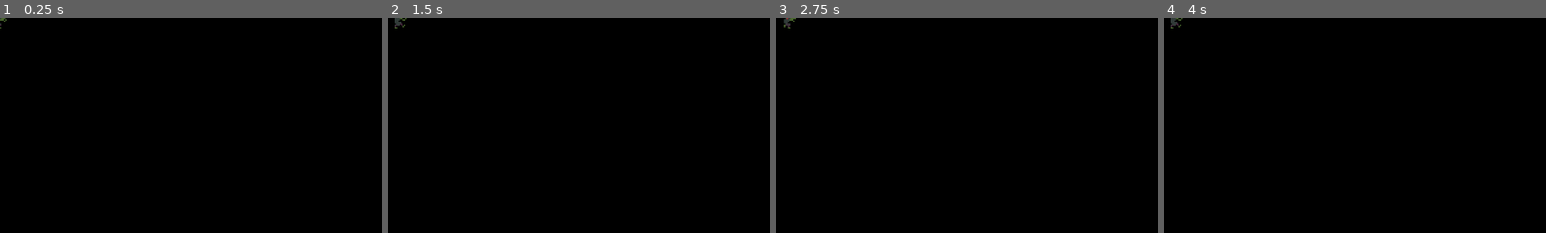
Above: before the commit, frames 1-4 (left to right).
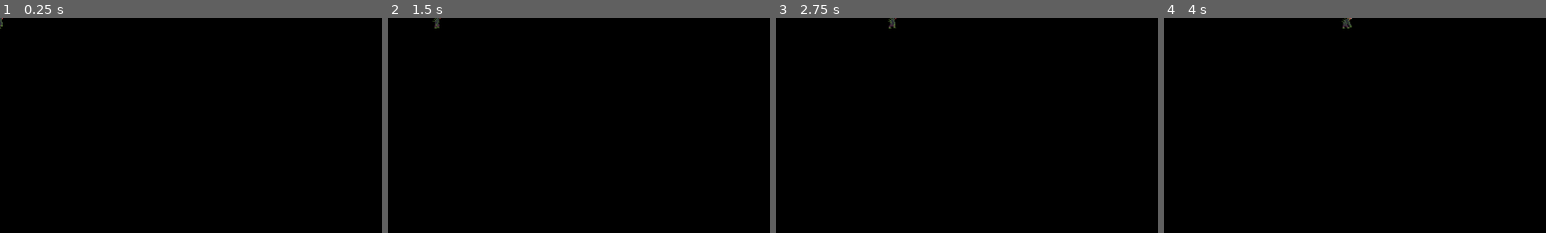
Above: after the commit, the same moments.

Repository: lucasericsson222/gmtk2024
Game: Godot game, scene res://scenes/super_zombie.tscn
The game is run twice, just before and just after one commit, with the same random seed, the same clock (stepped at 60 frames per second) and the same inputs. This scene is started directly instead of the project's main scene.
Inputs (mouse positions are % of the whole screen's width and height, from its top left):
- Up to frame 1 (0.25 s): no input
- Up to frame 2 (1.5 s): tap Enter at 0.5 s; move the mouse to (72, 45) at 0.52 s; hold Right (right) 0.53-1.28 s; hold Space (spread) 0.53-1.28 s; tap F (throw) at 0.8, 1.35 s; move the mouse to (30, 55) at 1.27 s; hold Down (down) from 1.28 s (still down)
- Up to frame 3 (2.75 s): tap Shift (clump, bound only after the commit) at 1.55 s; tap Space (spread) at 2, 2.3 s; move the mouse to (60, 28) at 2.02 s; release Down (down) at 2.03 s; hold Right (right) from 2.03 s (still down); hold Shift (clump, bound only after the commit) from 2.03 s (still down)
- Up to frame 4 (4 s): move the mouse to (45, 70) at 2.77 s; release Right (right) at 2.78 s; release Shift (clump, bound only after the commit) at 2.78 s; hold Up (up) 2.78-3.53 s; tap Space (spread) at 2.85 s; tap F (throw) at 3.05 s; tap Enter at 3.5 s; move the mouse to (80, 65) at 3.52 s; hold Left (left) from 3.53 s (still down); hold F (throw) from 3.53 s (still down); tap Shift (clump, bound only after the commit) at 3.8 s
The pictures show only the part of the screen within x 0-50%, y 0-50%; the shares and areas given below are measured in that part.

The runs differ from the first frame. In frame 1, less than 0.1% of the frame differs, in the area x 0-2%, y 0-4%; in frame 2, 0.2%; in frame 3, 0.2%; in frame 4, 0.2%, in the area x 1-50%, y 0-5%.
Error before the commit: Invalid access to property or key 'position' on a base object of type 'Nil'. (res://scripts/super_zombie.gd:42)

Commit message:
super zombie animations for walk and fall added, along with hitbox modified. and zombies throw

Diff:
--- a/project.godot
+++ b/project.godot
@@ -63,6 +63,11 @@
 "events": [Object(InputEventKey,"resource_local_to_scene":false,"resource_name":"","device":-1,"window_id":0,"alt_press …(192 unchanged characters)…
 ]
 }
+clump={
+"deadzone": 0.5,
+"events": [Object(InputEventKey,"resource_local_to_scene":false,"resource_name":"","device":-1,"window_id":0,"alt_pressed":false,"shift_pressed":false,"ctrl_pressed":false,"meta_pressed":false,"pressed":false,"keycode":0,"physical_keycode":4194325,"key_label":0,"unicode":0,"location":0,"echo":false,"script":null)
+]
+}
 
 [layer_names]
 
--- a/scenes/super_zombie.tscn
+++ b/scenes/super_zombie.tscn
@@ -1,117 +1,93 @@
-[gd_scene load_steps=29 format=3 uid="uid://bpauryiic0fux"]
+[gd_scene load_steps=23 format=3 uid="uid://bpauryiic0fux"]
 
 [ext_resource type="Script" path="res://scripts/super_zombie.gd" id="1_ubvri"]
-[ext_resource type="Texture2D" uid="uid://env2ms6k3o82" path="res://assets/zombie_falling.png" id="2_jqi12"]
-[ext_resource type="Texture2D" uid="uid://t1qdtdos5b74" path="res://assets/zombie.png" id="3_i7jqc"]
+[ext_resource type="Texture2D" uid="uid://cm2qhm8bh3bdn" path="res://assets/super_zombie_fall.png" id="2_hoyym"]
+[ext_resource type="Texture2D" uid="uid://c8loakkljv1uu" path="res://assets/super_zombie_walk.png" id="3_f48hn"]
 [ext_resource type="Script" path="res://scripts/zombie_component.gd" id="4_2ukjq"]
 [ext_resource type="PackedScene" uid="uid://bduyg67h53yn2" path="res://scenes/conversion_component.tscn" id="5_kmqkf"]
 [ext_resource type="Texture2D" uid="uid://bom8l8870oukw" path="res://assets/entity_shadow.png" id="6_jm7l6"]
 
-[sub_resource type="AtlasTexture" id="AtlasTexture_4d7mh"]
-atlas = ExtResource("2_jqi12")
-region = Rect2(0, 0, 16, 16)
+[sub_resource type="AtlasTexture" id="AtlasTexture_ckp6o"]
+atlas = ExtResource("2_hoyym")
+region = Rect2(0, 0, 32, 32)
 
-[sub_resource type="AtlasTexture" id="AtlasTexture_ap6c3"]
-atlas = ExtResource("2_jqi12")
-region = Rect2(16, 0, 16, 16)
+[sub_resource type="AtlasTexture" id="AtlasTexture_t24w7"]
+atlas = ExtResource("2_hoyym")
+region = Rect2(32, 0, 32, 32)
 
-[sub_resource type="AtlasTexture" id="AtlasTexture_tidwo"]
-atlas = ExtResource("2_jqi12")
-region = Rect2(32, 0, 16, 16)
+[sub_resource type="AtlasTexture" id="AtlasTexture_e8x8k"]
+atlas = ExtResource("2_hoyym")
+region = Rect2(64, 0, 32, 32)
 
-[sub_resource type="AtlasTexture" id="AtlasTexture_8yttk"]
-atlas = ExtResource("2_jqi12")
-region = Rect2(0, 16, 16, 16)
+[sub_resource type="AtlasTexture" id="AtlasTexture_gpacr"]
+atlas = ExtResource("2_hoyym")
+region = Rect2(96, 0, 32, 32)
 
-[sub_resource type="AtlasTexture" id="AtlasTexture_3yekc"]
-atlas = ExtResource("2_jqi12")
-region = Rect2(16, 16, 16, 16)
+[sub_resource type="AtlasTexture" id="AtlasTexture_4opx1"]
+atlas = ExtResource("2_hoyym")
+region = Rect2(0, 32, 32, 32)
 
-[sub_resource type="AtlasTexture" id="AtlasTexture_5l7y2"]
-atlas = ExtResource("2_jqi12")
-region = Rect2(32, 16, 16, 16)
+[sub_resource type="AtlasTexture" id="AtlasTexture_k4mwl"]
+atlas = ExtResource("2_hoyym")
+region = Rect2(32, 32, 32, 32)
 
-[sub_resource type="AtlasTexture" id="AtlasTexture_i5est"]
-atlas = ExtResource("2_jqi12")
-region = Rect2(0, 32, 16, 16)
+[sub_resource type="AtlasTexture" id="AtlasTexture_pop5o"]
+atlas = ExtResource("2_hoyym")
+region = Rect2(64, 32, 32, 32)
 
-[sub_resource type="AtlasTexture" id="AtlasTexture_4x3ti"]
-atlas = ExtResource("2_jqi12")
-region = Rect2(16, 32, 16, 16)
+[sub_resource type="AtlasTexture" id="AtlasTexture_1wlbs"]
+atlas = ExtResource("2_hoyym")
+region = Rect2(96, 32, 32, 32)
 
-[sub_resource type="AtlasTexture" id="AtlasTexture_epshy"]
-atlas = ExtResource("2_jqi12")
-region = Rect2(32, 32, 16, 16)
+[sub_resource type="AtlasTexture" id="AtlasTexture_jjt1c"]
+atlas = ExtResource("2_hoyym")
+region = Rect2(0, 64, 32, 32)
 
-[sub_resource type="AtlasTexture" id="AtlasTexture_w0n7r"]
-atlas = ExtResource("3_i7jqc")
-region = Rect2(0, 0, 16, 16)
+[sub_resource type="AtlasTexture" id="AtlasTexture_qt6hi"]
+atlas = ExtResource("3_f48hn")
+region = Rect2(0, 0, 32, 32)
 
-[sub_resource type="AtlasTexture" id="AtlasTexture_t75wp"]
-atlas = ExtResource("3_i7jqc")
-region = Rect2(16, 0, 16, 16)
+[sub_resource type="AtlasTexture" id="AtlasTexture_66lbc"]
+atlas = ExtResource("3_f48hn")
+region = Rect2(32, 0, 32, 32)
 
-[sub_resource type="AtlasTexture" id="AtlasTexture_edekg"]
-atlas = ExtResource("3_i7jqc")
-region = Rect2(32, 0, 16, 16)
+[sub_resource type="AtlasTexture" id="AtlasTexture_ojp3x"]
+atlas = ExtResource("3_f48hn")
+region = Rect2(0, 32, 32, 32)
 
-[sub_resource type="AtlasTexture" id="AtlasTexture_khv44"]
-atlas = ExtResource("3_i7jqc")
-region = Rect2(48, 0, 16, 16)
-
-[sub_resource type="AtlasTexture" id="AtlasTexture_x5b8y"]
-atlas = ExtResource("3_i7jqc")
-region = Rect2(0, 16, 16, 16)
-
-[sub_resource type="AtlasTexture" id="AtlasTexture_xhuwi"]
-atlas = ExtResource("3_i7jqc")
-region = Rect2(16, 16, 16, 16)
-
-[sub_resource type="AtlasTexture" id="AtlasTexture_khd51"]
-atlas = ExtResource("3_i7jqc")
-region = Rect2(32, 16, 16, 16)
-
-[sub_resource type="AtlasTexture" id="AtlasTexture_uvpdp"]
-atlas = ExtResource("3_i7jqc")
-region = Rect2(48, 16, 16, 16)
-
-[sub_resource type="AtlasTexture" id="AtlasTexture_uyqek"]
-atlas = ExtResource("3_i7jqc")
-region = Rect2(0, 32, 16, 16)
-
-[sub_resource type="AtlasTexture" id="AtlasTexture_ps0hd"]
-atlas = ExtResource("3_i7jqc")
-region = Rect2(16, 32, 16, 16)
+[sub_resource type="AtlasTexture" id="AtlasTexture_3mfud"]
+atlas = ExtResource("3_f48hn")
+region = Rect2(32, 32, 32, 32)
 
 [sub_resource type="SpriteFrames" id="SpriteFrames_tsg1v"]
 animations = [{
 "frames": [{
 "duration": 1.0,
-"texture": SubResource("AtlasTexture_4d7mh")
+"texture": SubResource("AtlasTexture_ckp6o")
 }, {
 "duration": 1.0,
-"texture": SubResource("AtlasTexture_ap6c3")
+"texture": SubResource("AtlasTexture_t24w7")
 }, {
 "duration": 1.0,
-"texture": SubResource("AtlasTexture_tidwo")
+"texture": SubResource("AtlasTexture_e8x8k")
 }, {
 "duration": 1.0,
-"texture": SubResource("AtlasTexture_8yttk")
+"texture": SubResource("AtlasTexture_gpacr")
 }, {
 "duration": 1.0,
-"texture": SubResource("AtlasTexture_3yekc")
+"texture": SubResource("AtlasTexture_4opx1")
 }, {
 "duration": 1.0,
-"texture": SubResource("AtlasTexture_5l7y2")
+"texture": SubResource("AtlasTexture_k4mwl")
 }, {
 "duration": 1.0,
-"texture": SubResource("AtlasTexture_i5est")
+"texture": SubResource("AtlasTexture_pop5o")
 }, {
 "duration": 1.0,
-"texture": SubResource("AtlasTexture_4x3ti")
+"texture": SubResource("AtlasTexture_1wlbs")
 }, {
 "duration": 1.0,
-"texture": SubResource("AtlasTexture_epshy")
+"texture": SubResource("AtlasTexture_jjt1c")
 }],
 "loop": false,
 "name": &"death",
@@ -119,47 +95,29 @@
 }, {
 "frames": [{
 "duration": 1.0,
-"texture": SubResource("AtlasTexture_w0n7r")
+"texture": SubResource("AtlasTexture_qt6hi")
 }, {
 "duration": 1.0,
-"texture": SubResource("AtlasTexture_t75wp")
+"texture": SubResource("AtlasTexture_66lbc")
 }, {
 "duration": 1.0,
-"texture": SubResource("AtlasTexture_edekg")
+"texture": SubResource("AtlasTexture_ojp3x")
 }, {
 "duration": 1.0,
-"texture": SubResource("AtlasTexture_khv44")
-}, {
-"duration": 1.0,
-"texture": SubResource("AtlasTexture_x5b8y")
-}, {
-"duration": 1.0,
-"texture": SubResource("AtlasTexture_xhuwi")
-}, {
-"duration": 1.0,
-"texture": SubResource("AtlasTexture_khd51")
-}, {
-"duration": 1.0,
-"texture": SubResource("AtlasTexture_uvpdp")
-}, {
-"duration": 1.0,
-"texture": SubResource("AtlasTexture_uyqek")
-}, {
-"duration": 1.0,
-"texture": SubResource("AtlasTexture_ps0hd")
+"texture": SubResource("AtlasTexture_3mfud")
 }],
 "loop": true,
 "name": &"default",
-"speed": 10.0
+"speed": 7.0
 }]
 
 [sub_resource type="CapsuleShape2D" id="CapsuleShape2D_y4jnb"]
-radius = 7.0
+radius = 5.0
 height = 26.0
 
 [sub_resource type="CapsuleShape2D" id="CapsuleShape2D_ckssf"]
-radius = 4.5
-height = 14.5
+radius = 5.0
+height = 26.0
 
 [node name="SuperZombie" type="CharacterBody2D" groups=["zombie"]]
 collision_mask = 8
@@ -167,12 +125,13 @@
 
 [node name="AnimatedSprite2D" type="AnimatedSprite2D" parent="."]
 y_sort_enabled = true
-scale = Vector2(2, 2)
 sprite_frames = SubResource("SpriteFrames_tsg1v")
+animation = &"death"
 autoplay = "default"
 
 [node name="CollisionShape2D" type="CollisionShape2D" parent="."]
-position = Vector2(-3, -1)
+visible = false
+position = Vector2(0, 3)
 shape = SubResource("CapsuleShape2D_y4jnb")
 
 [node name="ZombieComponent" type="Node" parent="."]
@@ -186,11 +145,11 @@
 number_of_conversions = 4.0
 
 [node name="CollisionShape2D" type="CollisionShape2D" parent="ConversionComponent"]
-position = Vector2(-1, 1)
+position = Vector2(0, 3)
 shape = SubResource("CapsuleShape2D_ckssf")
 
 [node name="EntityShadow" type="Sprite2D" parent="."]
 show_behind_parent = true
-position = Vector2(-1, 6)
+position = Vector2(-5.96046e-08, 7)
 scale = Vector2(1.32231, 1.41312)
 texture = ExtResource("6_jm7l6")
--- a/scripts/super_zombie.gd
+++ b/scripts/super_zombie.gd
@@ -39,11 +39,12 @@
 				target = closest
 		else:
 			velocity = zombie_component.max_speed * (target.position - position).normalized()
-		var dist = (target.position - position).length()
-		if dist < grab_for_throw_dist:
-			target.be_thrown((get_global_mouse_position() - position).angle())
-			state = NORMAL
-			target = null
+
+			var dist = (target.position - position).length()
+			if dist < grab_for_throw_dist:
+				target.be_thrown((get_global_mouse_position() - position).angle())
+				state = NORMAL
+				target = null
 
 	if $AnimatedSprite2D.animation == "death":
 		velocity = Vector2.ZERO
--- a/scripts/zombie.gd
+++ b/scripts/zombie.gd
@@ -27,6 +27,12 @@
 			z_velocity = 0
 			state = NORMAL
 			$AnimatedSprite2D.animation = "default"
+			var collision_shape = $ConversionComponent/CollisionShape2D
+			if collision_shape != null:
+				collision_shape.disabled = false
+			set_collision_layer_value(1, true)
+
+
 		$AnimatedSprite2D.position.y = -z_pos
 
 	$AnimatedSprite2D.flip_h = velocity.x < 0
@@ -40,6 +46,10 @@
 	velocity = thrown_speed * Vector2.RIGHT.rotated(dir)
 	$AnimatedSprite2D.animation = "thrown"
 	z_velocity = z_throw_velocity
+	var collision_shape = $ConversionComponent/CollisionShape2D
+	if collision_shape != null:
+		collision_shape.disabled = true
+	set_collision_layer_value(1, false)
 
 func ascend():
 	state = ASCENDING
--- a/scripts/zombie_component.gd
+++ b/scripts/zombie_component.gd
@@ -7,6 +7,8 @@
 const SEPARATION_SPEED: float = 50
 const SEPARATION_MIN_DISTANCE: float = 12.25
 const SPREAD_MULTIPLIER: float = 5
+const SPREAD_SPEED = 100
+const CLUMP_SPEED = 100
 
 # Called when the node enters the scene tree for the first time.
 func _ready() -> void:
@@ -49,7 +51,9 @@
 		velocity += input_force.normalized() * displacement_from_center.length()
 
 		if Input.is_action_pressed("spread"):
-			velocity -= displacement_from_center * ATTRACTION_SPEED
+			velocity -= displacement_from_center.normalized() * SPREAD_SPEED
+		if Input.is_action_pressed("clump"):
+			velocity += displacement_from_center.normalized() * CLUMP_SPEED
 
 		for zombie: Node2D in zombies:
 			if zombie.get_instance_id() == get_instance_id():
Binary file added: assets/super_zombie_fall.png
Not shown, added: assets/super_zombie_fall.png.import
Binary file added: assets/super_zombie_walk.png
Not shown, added: assets/super_zombie_walk.png.import
